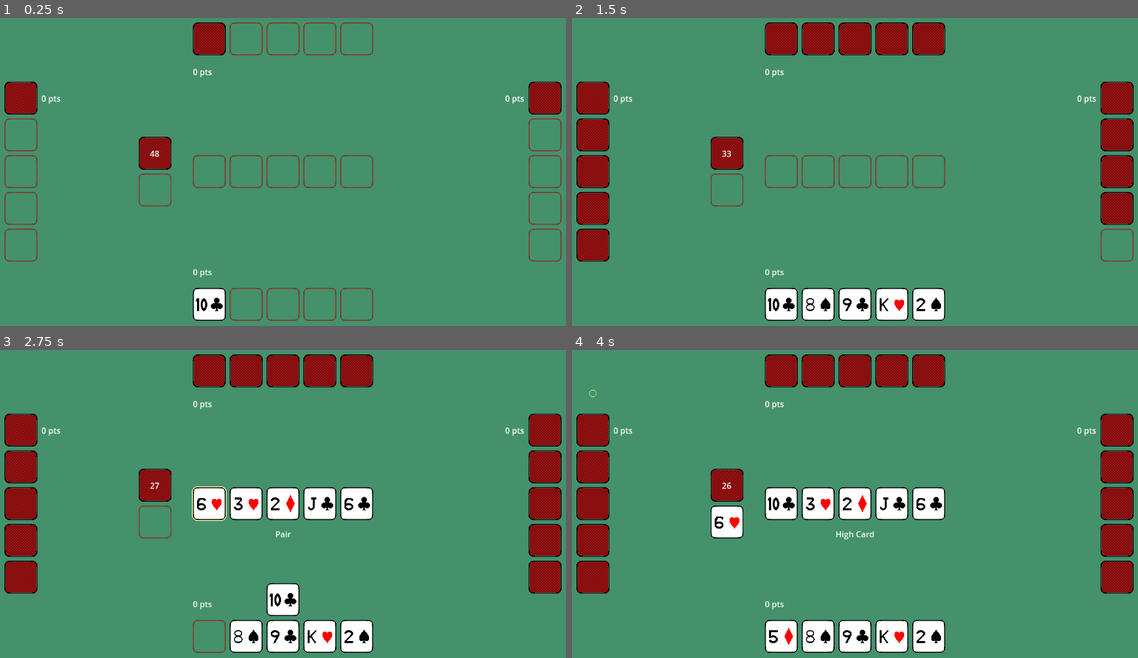
Above: before the commit, frames 1-4 (two rows, left to right).
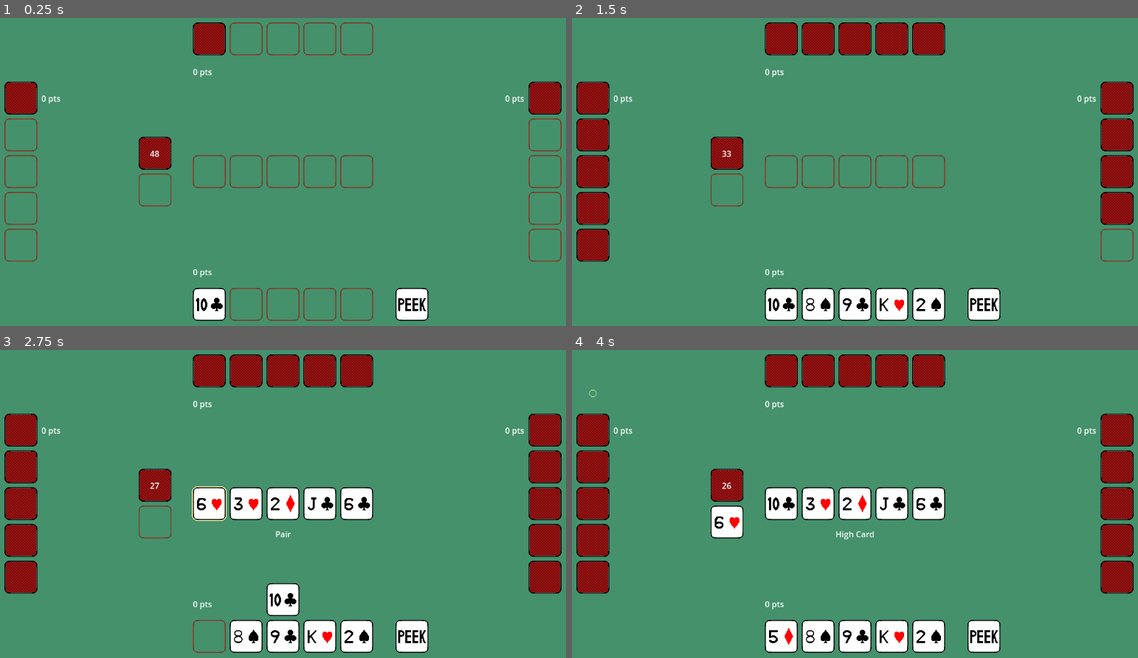
Above: after the commit, the same moments.

Repository: fitzgeraldkd/peeky-poker
Game: Godot game, scene res://scenes/main.tscn
Two runs of this game, one before a commit and one after it. Both use one fixed random seed, a clock stepped at 60 frames per second and the inputs below.
Inputs:
- Up to frame 1 (0.25 s): no input
- Up to frame 2 (1.5 s): hold Right (right) 0.53-1.28 s; tap Space (select) at 0.6, 1.35 s; hold X (back) from 1.28 s (still down)
- Up to frame 3 (2.75 s): release X (back) at 2.03 s; hold Right (right) from 2.03 s (still down); tap Space (select) at 2.1 s
- Up to frame 4 (4 s): tap Space (select) at 2.85, 3.6 s; release Right (right) at 3.53 s; hold Left (left) from 3.53 s (still down)

The runs differ from the first frame. In frame 1, 0.6% of the frame differs, in the area x 69-76%, y 87-99%; in frame 2, 0.6%; in frame 3, 0.6%; in frame 4, 0.6%.

Commit message:
Add peek ability

Diff:
--- a/scenes/card.gd
+++ b/scenes/card.gd
@@ -60,3 +60,12 @@
 		"value": value,
 		"suit": suit,
 	}
+
+func peek():
+	revealed_to_player = true
+	$Front.modulate = Color(1.0, 1.0, 1.0, 0.5)
+	set_face_up(true)
+
+func reset_peek():
+	revealed_to_player = false
+	$Front.modulate = Color(1.0, 1.0, 1.0, 1.0)
--- a/scenes/card.tscn
+++ b/scenes/card.tscn
@@ -1,82 +1,15 @@
-[gd_scene load_steps=13 format=3 uid="uid://36r4ysj2eicn"]
+[gd_scene load_steps=4 format=3 uid="uid://36r4ysj2eicn"]
 
 [ext_resource type="Script" path="res://scenes/card.gd" id="1_h45il"]
 [ext_resource type="Texture2D" uid="uid://dksyc8j27a6k" path="res://assets/Cards v2.png" id="2_1ge4h"]
-[ext_resource type="Texture2D" uid="uid://jsl73fpxosn2" path="res://assets/Hover Effect.png" id="2_2wn2c"]
-
-[sub_resource type="AtlasTexture" id="AtlasTexture_ioid3"]
-atlas = ExtResource("2_2wn2c")
-region = Rect2(0, 0, 72, 72)
-
-[sub_resource type="AtlasTexture" id="AtlasTexture_sn07b"]
-atlas = ExtResource("2_2wn2c")
-region = Rect2(72, 0, 72, 72)
-
-[sub_resource type="AtlasTexture" id="AtlasTexture_6crnb"]
-atlas = ExtResource("2_2wn2c")
-region = Rect2(144, 0, 72, 72)
-
-[sub_resource type="AtlasTexture" id="AtlasTexture_b060n"]
-atlas = ExtResource("2_2wn2c")
-region = Rect2(0, 72, 72, 72)
-
-[sub_resource type="AtlasTexture" id="AtlasTexture_g0huc"]
-atlas = ExtResource("2_2wn2c")
-region = Rect2(72, 72, 72, 72)
-
-[sub_resource type="AtlasTexture" id="AtlasTexture_4spsp"]
-atlas = ExtResource("2_2wn2c")
-region = Rect2(144, 72, 72, 72)
-
-[sub_resource type="AtlasTexture" id="AtlasTexture_jym5i"]
-atlas = ExtResource("2_2wn2c")
-region = Rect2(0, 144, 72, 72)
-
-[sub_resource type="AtlasTexture" id="AtlasTexture_k3ucl"]
-atlas = ExtResource("2_2wn2c")
-region = Rect2(72, 144, 72, 72)
-
-[sub_resource type="SpriteFrames" id="SpriteFrames_7gdfg"]
-animations = [{
-"frames": [{
-"duration": 1.0,
-"texture": SubResource("AtlasTexture_ioid3")
-}, {
-"duration": 1.0,
-"texture": SubResource("AtlasTexture_sn07b")
-}, {
-"duration": 1.0,
-"texture": SubResource("AtlasTexture_6crnb")
-}, {
-"duration": 1.0,
-"texture": SubResource("AtlasTexture_b060n")
-}, {
-"duration": 1.0,
-"texture": SubResource("AtlasTexture_g0huc")
-}, {
-"duration": 1.0,
-"texture": SubResource("AtlasTexture_4spsp")
-}, {
-"duration": 1.0,
-"texture": SubResource("AtlasTexture_jym5i")
-}, {
-"duration": 1.0,
-"texture": SubResource("AtlasTexture_k3ucl")
-}],
-"loop": true,
-"name": &"default",
-"speed": 10.0
-}]
+[ext_resource type="PackedScene" uid="uid://dwqwckdd3o8sy" path="res://scenes/hover_effect.tscn" id="2_wlsnb"]
 
 [node name="Card" type="Node2D"]
 texture_filter = 1
 script = ExtResource("1_h45il")
 metadata/_edit_group_ = true
 
-[node name="HoverEffect" type="AnimatedSprite2D" parent="."]
-visible = false
-sprite_frames = SubResource("SpriteFrames_7gdfg")
-frame_progress = 0.4926
+[node name="HoverEffect" parent="." instance=ExtResource("2_wlsnb")]
 
 [node name="Back" type="Node2D" parent="."]
 
--- a/scenes/hand.gd
+++ b/scenes/hand.gd
@@ -64,8 +64,14 @@
 	if hovered_index < Globals.CARDS_IN_HAND - 1:
 		var new_index = hovered_index + 1
 		show_hover_effect(new_index)
+		return true
+	return false
 
 func prev_card():
 	if hovered_index > 0:
 		var new_index = hovered_index - 1
 		show_hover_effect(new_index)
+
+func peek():
+	for card in $Cards.get_children():
+		card.peek()
--- /dev/null
+++ b/scenes/hover_effect.tscn
@@ -0,0 +1,72 @@
+[gd_scene load_steps=11 format=3 uid="uid://dwqwckdd3o8sy"]
+
+[ext_resource type="Texture2D" uid="uid://jsl73fpxosn2" path="res://assets/Hover Effect.png" id="1_mmubw"]
+
+[sub_resource type="AtlasTexture" id="AtlasTexture_ioid3"]
+atlas = ExtResource("1_mmubw")
+region = Rect2(0, 0, 72, 72)
+
+[sub_resource type="AtlasTexture" id="AtlasTexture_sn07b"]
+atlas = ExtResource("1_mmubw")
+region = Rect2(72, 0, 72, 72)
+
+[sub_resource type="AtlasTexture" id="AtlasTexture_6crnb"]
+atlas = ExtResource("1_mmubw")
+region = Rect2(144, 0, 72, 72)
+
+[sub_resource type="AtlasTexture" id="AtlasTexture_b060n"]
+atlas = ExtResource("1_mmubw")
+region = Rect2(0, 72, 72, 72)
+
+[sub_resource type="AtlasTexture" id="AtlasTexture_g0huc"]
+atlas = ExtResource("1_mmubw")
+region = Rect2(72, 72, 72, 72)
+
+[sub_resource type="AtlasTexture" id="AtlasTexture_4spsp"]
+atlas = ExtResource("1_mmubw")
+region = Rect2(144, 72, 72, 72)
+
+[sub_resource type="AtlasTexture" id="AtlasTexture_jym5i"]
+atlas = ExtResource("1_mmubw")
+region = Rect2(0, 144, 72, 72)
+
+[sub_resource type="AtlasTexture" id="AtlasTexture_k3ucl"]
+atlas = ExtResource("1_mmubw")
+region = Rect2(72, 144, 72, 72)
+
+[sub_resource type="SpriteFrames" id="SpriteFrames_7gdfg"]
+animations = [{
+"frames": [{
+"duration": 1.0,
+"texture": SubResource("AtlasTexture_ioid3")
+}, {
+"duration": 1.0,
+"texture": SubResource("AtlasTexture_sn07b")
+}, {
+"duration": 1.0,
+"texture": SubResource("AtlasTexture_6crnb")
+}, {
+"duration": 1.0,
+"texture": SubResource("AtlasTexture_b060n")
+}, {
+"duration": 1.0,
+"texture": SubResource("AtlasTexture_g0huc")
+}, {
+"duration": 1.0,
+"texture": SubResource("AtlasTexture_4spsp")
+}, {
+"duration": 1.0,
+"texture": SubResource("AtlasTexture_jym5i")
+}, {
+"duration": 1.0,
+"texture": SubResource("AtlasTexture_k3ucl")
+}],
+"loop": true,
+"name": &"default",
+"speed": 10.0
+}]
+
+[node name="HoverEffect" type="AnimatedSprite2D"]
+visible = false
+sprite_frames = SubResource("SpriteFrames_7gdfg")
+frame_progress = 0.4926
--- a/scenes/main.gd
+++ b/scenes/main.gd
@@ -27,6 +27,7 @@
 		-64,
 	)
 	$Player/TurnIndicator.position += Vector2(-1 * turn_indicator_offset, 0)
+	$Player/PeekCard.position += Vector2(3.5 * Globals.CARD_SPACING, 0)
 
 	$Opponent1.position = Vector2(offset, viewport_size[1] / 2)
 	$Opponent1/PointsLabel.anchors_preset = Control.PRESET_CENTER_LEFT
@@ -104,3 +105,9 @@
 	var points_to_add = Globals.HAND_POINTS[hand]
 	points[player] += points_to_add
 	player.get_node("PointsLabel").text = str(points[player]) + " pts"
+
+
+func _on_player_peek_at_opponent_hands():
+	$Opponent1.peek_at_hand()
+	$Opponent2.peek_at_hand()
+	$Opponent3.peek_at_hand()
--- a/scenes/main.tscn
+++ b/scenes/main.tscn
@@ -37,6 +37,7 @@
 [connection signal="highlight_community" from="Player" to="Community" method="_on_player_highlight_community"]
 [connection signal="next_community_card" from="Player" to="Community" method="next_card"]
 [connection signal="next_turn" from="Player" to="." method="next_turn"]
+[connection signal="peek_at_opponent_hands" from="Player" to="." method="_on_player_peek_at_opponent_hands"]
 [connection signal="prev_community_card" from="Player" to="Community" method="prev_card"]
 [connection signal="replace_community_card" from="Player" to="Community" method="play_card"]
 [connection signal="unhighlight_community" from="Player" to="Community" method="_on_player_unhighlight_community"]
--- a/scenes/opponent.gd
+++ b/scenes/opponent.gd
@@ -32,6 +32,7 @@
 func play_card(card_index: int, community_index: int):
 	var card = $Hand.take_card(card_index)
 	card.position = Vector2(0, 0)
+	card.reset_peek()
 	card.set_face_up(true)
 	replace_community_card.emit(card, self, community_index)
 	await Utils.short_delay(2)
@@ -42,3 +43,6 @@
 func end_turn():
 	$TurnIndicator.stop()
 	next_turn.emit()
+
+func peek_at_hand():
+	$Hand.peek()
--- /dev/null
+++ b/scenes/peek_card.tscn
@@ -0,0 +1,11 @@
+[gd_scene load_steps=3 format=3 uid="uid://cu4k5pywn0y0l"]
+
+[ext_resource type="Texture2D" uid="uid://cn7mhoy80r6sg" path="res://assets/Peek.png" id="1_625t7"]
+[ext_resource type="PackedScene" uid="uid://dwqwckdd3o8sy" path="res://scenes/hover_effect.tscn" id="1_q6336"]
+
+[node name="PeekCard" type="Node2D"]
+
+[node name="HoverEffect" parent="." instance=ExtResource("1_q6336")]
+
+[node name="Sprite2D" type="Sprite2D" parent="."]
+texture = ExtResource("1_625t7")
--- a/scenes/player.gd
+++ b/scenes/player.gd
@@ -7,11 +7,13 @@
 signal draw_card(instance, index)
 signal highlight_community
 signal unhighlight_community
+signal peek_at_opponent_hands
 
 
 var is_players_turn = false
 var is_card_staged = false
 var staged_card_index : int
+var is_hovering_peek = false
 
 # Called when the node enters the scene tree for the first time.
 func _ready():
@@ -32,11 +34,17 @@
 			unstage_card()
 		elif Input.is_action_just_pressed("select"):
 			play_card()
+	elif is_hovering_peek:
+		if Input.is_action_just_pressed("left"):
+			unhover_peek()
+		elif Input.is_action_just_pressed("select"):
+			play_peek()
 	else:
 		if Input.is_action_just_pressed("left"):
 			$Hand.prev_card()
 		elif Input.is_action_just_pressed("right"):
-			$Hand.next_card()
+			if not $Hand.next_card():
+				hover_peek()
 		elif Input.is_action_just_pressed("select"):
 			stage_card()
 
@@ -49,12 +57,14 @@
 func start_turn():
 	is_players_turn = true
 	is_card_staged = false
+	is_hovering_peek = false
 	$TurnIndicator.play()
 	$Hand.show_hover_effect(0)
 
 func end_turn():
 	is_players_turn = false
 	is_card_staged = false
+	is_hovering_peek = false
 	$TurnIndicator.stop()
 	$Hand.hide_hover_effects()
 	next_turn.emit()
@@ -83,3 +93,21 @@
 	await Utils.short_delay(2)
 	draw_card.emit(self, staged_card_index)
 	end_turn()
+
+func hover_peek():
+	is_hovering_peek = true
+	$Hand.hide_hover_effects()
+	$PeekCard/HoverEffect.visible = true
+	$PeekCard/HoverEffect.play()
+
+func unhover_peek(hover_hand: bool = true):
+	is_hovering_peek = false
+	if hover_hand:
+		$Hand.show_hover_effect(Globals.CARDS_IN_HAND - 1)
+	$PeekCard/HoverEffect.visible = false
+	$PeekCard/HoverEffect.stop()
+
+func play_peek():
+	peek_at_opponent_hands.emit()
+	unhover_peek(false)
+	end_turn()
--- a/scenes/player.tscn
+++ b/scenes/player.tscn
@@ -1,7 +1,8 @@
-[gd_scene load_steps=4 format=3 uid="uid://dffmn5puabga5"]
+[gd_scene load_steps=5 format=3 uid="uid://dffmn5puabga5"]
 
 [ext_resource type="PackedScene" uid="uid://duwsvmrhuna1t" path="res://scenes/hand.tscn" id="1_55biu"]
 [ext_resource type="Script" path="res://scenes/player.gd" id="1_yt6yb"]
+[ext_resource type="PackedScene" uid="uid://cu4k5pywn0y0l" path="res://scenes/peek_card.tscn" id="3_4cil6"]
 [ext_resource type="PackedScene" uid="uid://hs31voassa00" path="res://scenes/turn_indicator.tscn" id="3_vwpav"]
 
 [node name="Player" type="Node2D"]
@@ -13,6 +14,8 @@
 [node name="StagedCard" type="Node2D" parent="."]
 position = Vector2(0, -72)
 
+[node name="PeekCard" parent="." instance=ExtResource("3_4cil6")]
+
 [node name="TurnIndicator" parent="." instance=ExtResource("3_vwpav")]
 
 [node name="PointsLabel" type="Label" parent="."]
Binary file added: assets/Peek.png
Not shown, added: assets/Peek.png.import
